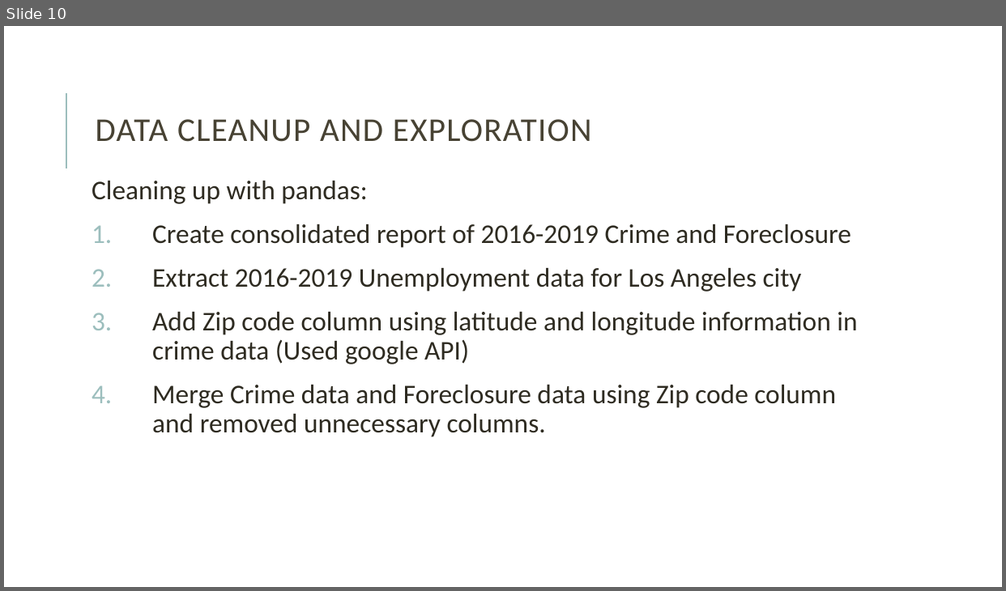
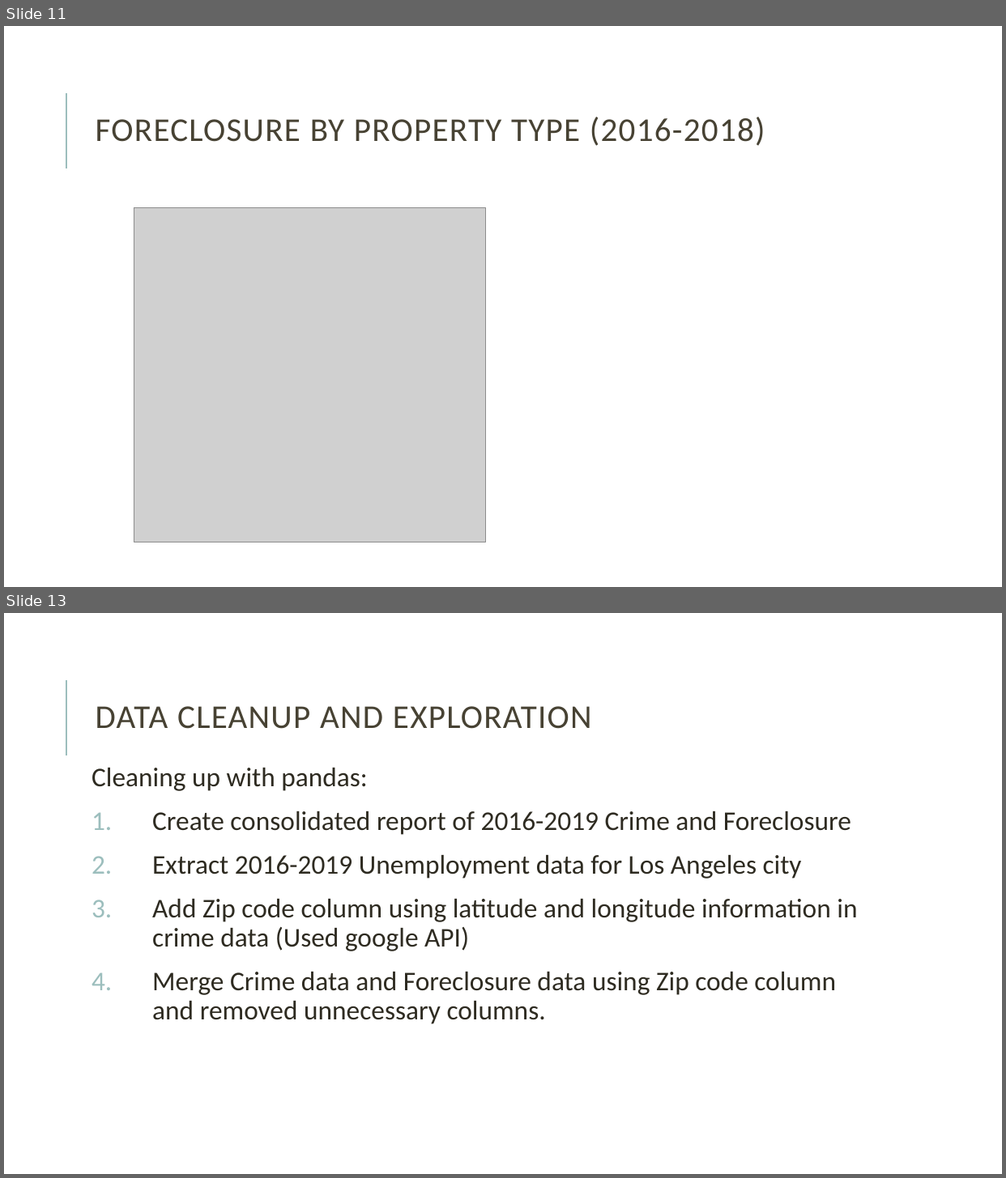
Before and after one commit to rks7255/RUTGProject1, a slide deck: Reena/Presentation Final Draft.pptx. Shown one above the other, each under a label of ours: slide 10 before the commit, slides 11 and 13 after it; the slides between them are not shown. The pictures are 1006x591 and 1006x1178 pixels, drawn with LibreOffice and Linux fonts; fonts in the diff are those of the drawing; grey boxes stand for pictures. Boxes give left, top, right and bottom in pixels: in the first picture for what was removed or moved away, otherwise in the second. Text is boxed around its words. In the diff, an @@ line names an element or a change of style, - is before the commit and + after.

```diff
--- a/Reena/Presentation Final Draft.pptx
+++ b/Reena/Presentation Final Draft.pptx
@@ slide 11 added at bbox=[4, 26, 1002, 587], background #FFFFFF; not listed: 1 template element that a slide beside it also shows @@
@@ title added at bbox=[96, 117, 765, 146], 32 pt, text #474233 @@
+FORECLOSURE BY PROPERTY TYPE (2016-2018)
@@ picture added at bbox=[134, 207, 486, 543] @@
@@ what was slide 10 is now slide 13 @@
```
Also in this commit, not shown: 5 slides changed, 4 other slides added, 1 slide removed.
